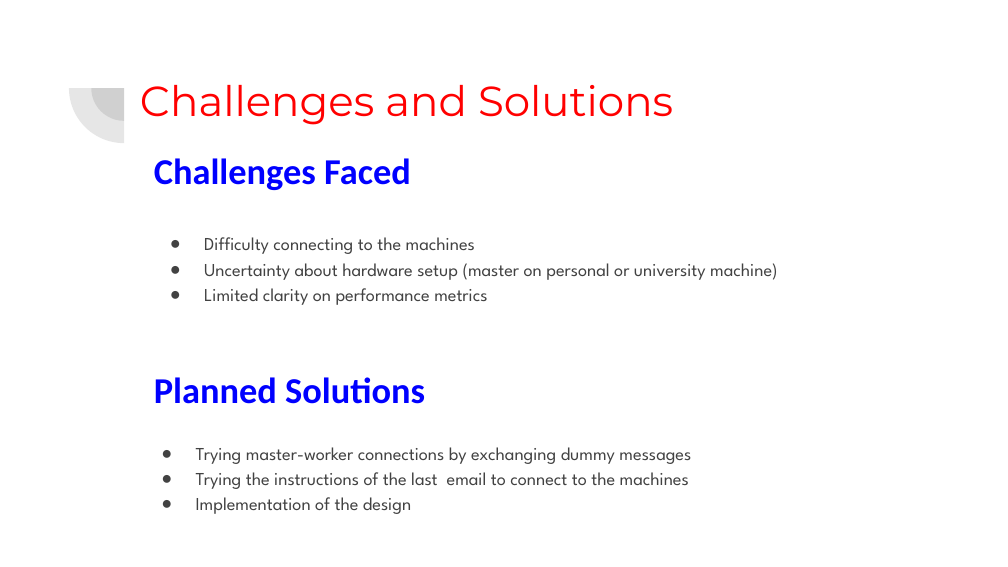
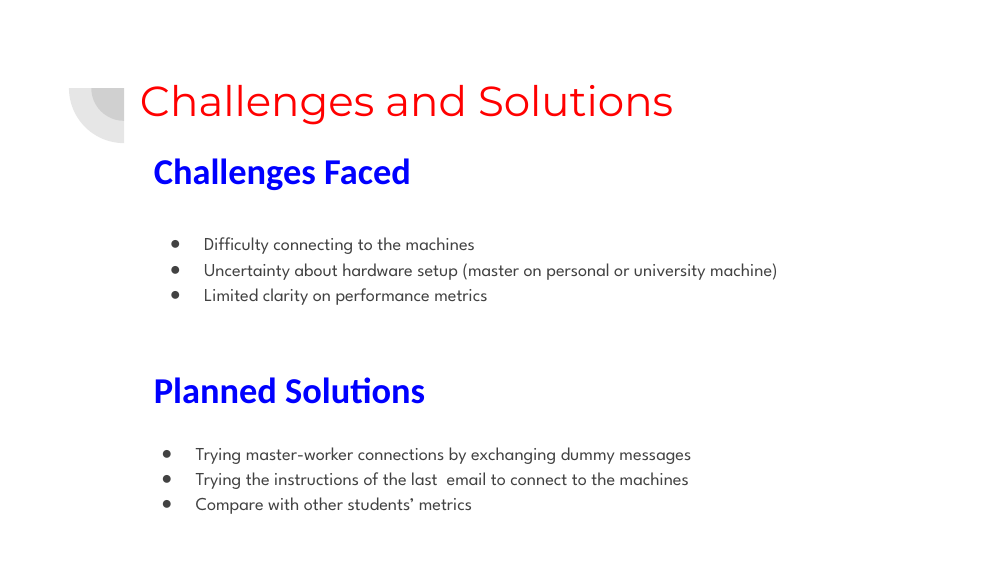
Before and after one commit to mmsellam/332project, a slide deck: slide 10 of Mid-time project presentation.pptx (slide 11 before the commit). Drawn at 1008x567 pixels with LibreOffice and Linux fonts; fonts in the diff are those of the drawing. Boxes give left, top, right and bottom in pixels: in the first picture for what was removed or moved away, otherwise in the second. Text is boxed around its words. In the diff, an @@ line names an element or a change of style, - is before the commit and + after.

Commit message:
Done mid time presentation and quick fixes to design for the worker exchange

```diff
--- a/Mid-time project presentation.pptx
+++ b/Mid-time project presentation.pptx
@@ text at <box>196,497,472,514</box>: text changed @@
-● Implementation of the design
+● Compare with other students’ metrics
```
Also in this commit, not shown: 7 other slides changed, 1 slide removed, 2 other files.
